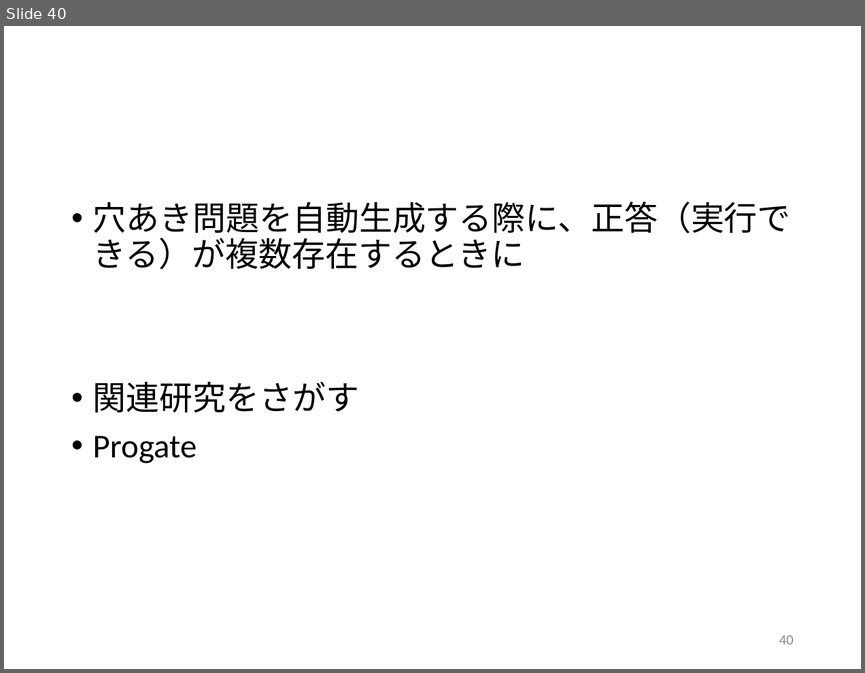
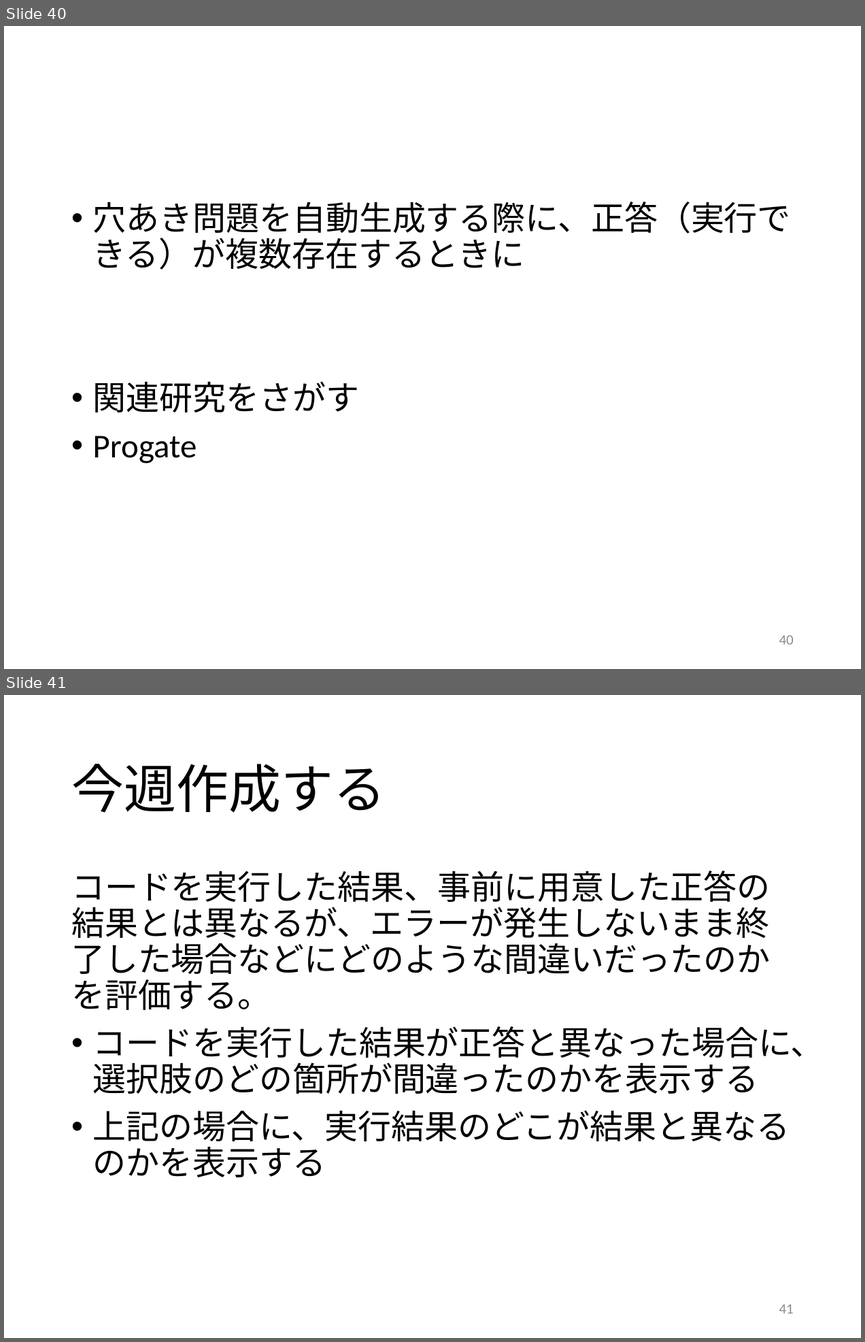
Before and after one commit to kait-takanolab/1821121-shimaoka-thesis, a slide deck: 1821121_shimaoka_sotsuken.pptx. Shown one above the other, each under a label of ours: slide 40 before the commit, slides 40 and 41 after it. The pictures are 865x673 and 865x1342 pixels, drawn with LibreOffice and Linux fonts; fonts in the diff are those of the drawing. Boxes give left, top, right and bottom in pixels: in the first picture for what was removed or moved away, otherwise in the second. Text is boxed around its words. In the diff, an @@ line names an element or a change of style, - is before the commit and + after.

```diff
--- a/1821121_shimaoka_sotsuken.pptx
+++ b/1821121_shimaoka_sotsuken.pptx
@@ slide 41 added at bbox=[4, 695, 861, 1338], background #FFFFFF @@
@@ title added at bbox=[71, 764, 385, 813], 44 pt, text #000000 @@
+今週作成する
@@ text added at bbox=[71, 870, 824, 1177], 28 pt, text #000000 @@
+コードを実行した結果、事前に用意した正答の結果とは異なるが、エラーが発生しないまま終了した場合などにどのような間違いだったのかを評価する。
+• コードを実行した結果が正答と異なった場合に、選択肢のどの箇所が間違ったのかを表示する
+• 上記の場合に、実行結果のどこが結果と異なるのかを表示する
@@ page number added at bbox=[779, 1304, 793, 1313], 12 pt, text #8C8C8C @@
+41
```
Also in this commit, not shown: 3 slides changed, 2 other files.
